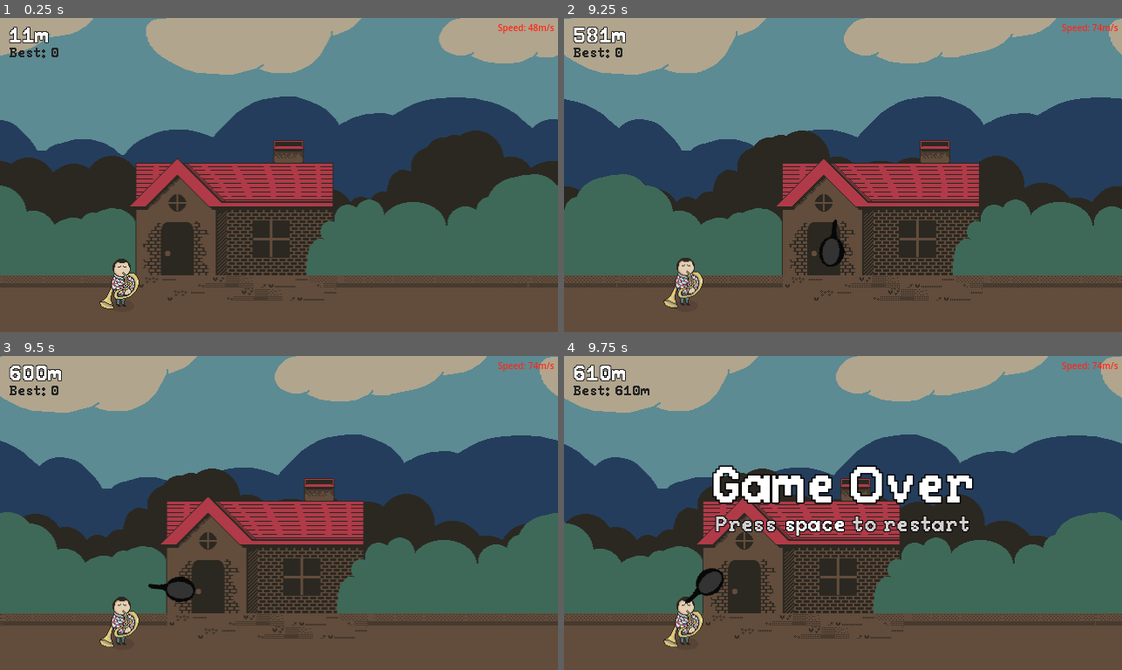
Above: before the commit, frames 1-4 (two rows, left to right).
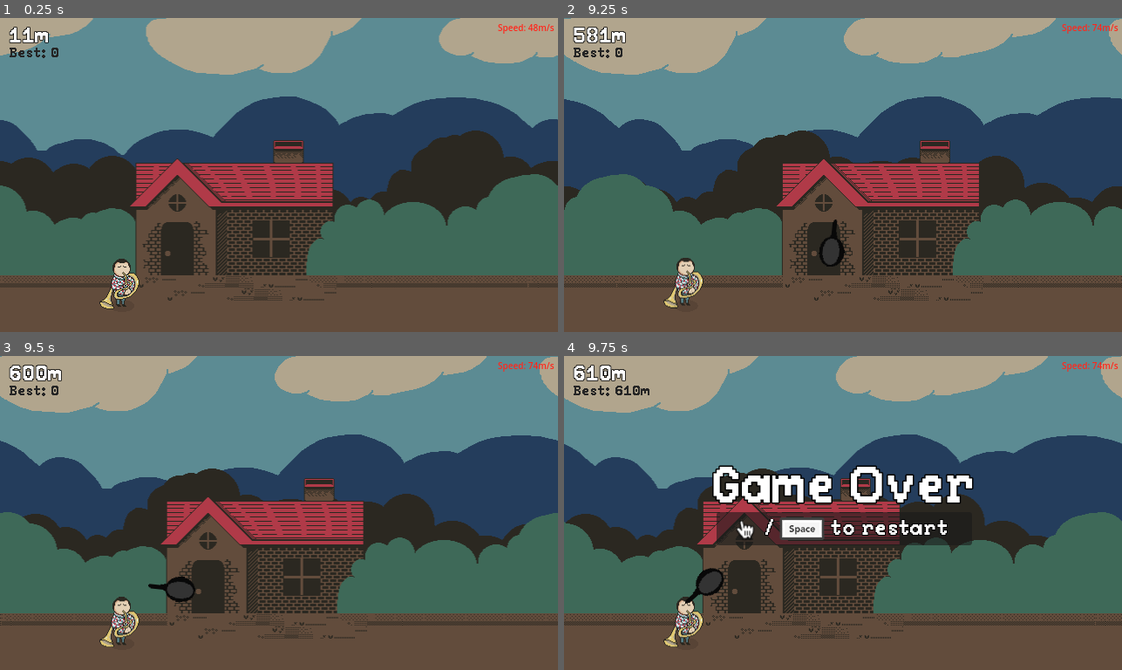
Above: after the commit, the same moments.

Repository: tiagonuneslx/the-sousaphone-guy
Game: Godot game, scene res://game.tscn
The game is run twice, just before and just after one commit, with the same random seed, the same clock (stepped at 60 frames per second) and the same inputs.
Inputs (mouse positions are in pixels of both pictures, inside the frame that each line leads up to):
- Up to frame 1 (0.25 s): no input
- Up to frame 2 (9.25 s): move the mouse to (965, 159) at 0.52 s; tap Space (start) every 0.75 s from 0.6 to 8.85 s; click (965, 159) at 0.77 s; move the mouse to (731, 190) at 1.27 s; click (731, 190) at 1.52 s; move the mouse to (898, 105) at 2.02 s; move the mouse to (815, 237) at 2.77 s; click (815, 237) at 3.02 s; move the mouse to (1010, 222) at 3.52 s; click (1010, 222) at 3.77 s; move the mouse to (675, 127) at 4.27 s; click (675, 127) at 4.52 s; move the mouse to (870, 175) at 5.02 s; move the mouse to (759, 96) at 5.77 s; click (759, 96) at 6.02 s; move the mouse to (965, 159) at 6.52 s; click (965, 159) at 6.77 s; move the mouse to (731, 190) at 7.27 s; click (731, 190) at 7.52 s; move the mouse to (898, 105) at 8.02 s; move the mouse to (815, 237) at 8.77 s; click (815, 237) at 9.02 s
- Up to frame 3 (9.5 s): no input
- Up to frame 4 (9.75 s): move the mouse to (1010, 560) at 9.52 s; tap Space (start) at 9.6 s

Frames 1-3 are identical in both runs. In frame 4, 3.4% of the frame differs, in the area x 27-74%, y 49-61%.

Commit message:
Added button to restart (so it's possible to restart on mobile), Fixed debugger warnings, imported to Godot 4.5.1

Diff:
--- a/game.tscn
+++ b/game.tscn
@@ -14,6 +14,8 @@
 [ext_resource type="Script" uid="uid://b2ge7rfkft3i" path="res://game_over_state.gd" id="10_hve3p"]
 [ext_resource type="Script" uid="uid://1ujp16yj4jcj" path="res://debug_control_group.gd" id="10_lc2xo"]
 [ext_resource type="Script" uid="uid://cult1f7vu1xvf" path="res://game_over_control_group.gd" id="11_215e1"]
+[ext_resource type="Texture2D" uid="uid://dxv51dar68wcm" path="res://art/Space_Key_Light.png" id="12_80cx4"]
+[ext_resource type="Texture2D" uid="uid://bqbnxc2ipb287" path="res://art/Pointer.png" id="13_e8heu"]
 
 [node name="Game" type="Node2D"]
 script = ExtResource("1_lp6ye")
@@ -104,19 +106,49 @@
 text = "Game Over"
 horizontal_alignment = 1
 
+[node name="Button" type="Button" parent="GUICanvasLayer/GameOverControlGroup"]
+layout_mode = 0
+offset_left = 175.0
+offset_top = 179.0
+offset_right = 468.0
+offset_bottom = 217.0
+
 [node name="RestartLabel" type="RichTextLabel" parent="GUICanvasLayer/GameOverControlGroup"]
 layout_mode = 0
-offset_top = 183.0
-offset_right = 640.0
-offset_bottom = 223.0
+offset_left = 16.0
+offset_top = 187.0
+offset_right = 656.0
+offset_bottom = 227.0
+mouse_filter = 2
 theme_override_colors/default_color = Color(0.83293825, 0.81713194, 0.8235224, 1)
 theme_override_colors/font_outline_color = Color(0, 0, 0, 1)
 theme_override_constants/outline_size = 4
 theme_override_fonts/normal_font = ExtResource("6_ryrav")
 theme_override_font_sizes/normal_font_size = 24
 bbcode_enabled = true
-text = "Press [color=white][outline_color=black]space[/outline_color][/color] to restart"
+text = "[color=white][outline_color=black]/        to restart[/outline_color][/color]"
+scroll_active = false
 horizontal_alignment = 1
+
+[node name="TextureRect" type="TextureRect" parent="GUICanvasLayer/GameOverControlGroup"]
+layout_mode = 0
+offset_left = 246.0
+offset_top = 171.0
+offset_right = 310.4776
+offset_bottom = 225.0
+mouse_filter = 2
+texture = ExtResource("12_80cx4")
+expand_mode = 1
+stretch_mode = 4
+
+[node name="TextureRect2" type="TextureRect" parent="GUICanvasLayer/GameOverControlGroup"]
+layout_mode = 0
+offset_left = 191.0
+offset_top = 183.0
+offset_right = 223.0
+offset_bottom = 215.0
+mouse_filter = 2
+texture = ExtResource("13_e8heu")
 
 [node name="GameStateMachine" parent="." node_paths=PackedStringArray("game", "initial_state") instance=ExtResource("8_j5wjh")]
 game = NodePath("..")
@@ -132,3 +164,4 @@
 
 [connection signal="die" from="Player" to="GameStateMachine/PlayState" method="_on_player_die"]
 [connection signal="timeout" from="ObstacleSpawner/SpawnTimer" to="ObstacleSpawner" method="_on_spawn_timer_timeout"]
+[connection signal="pressed" from="GUICanvasLayer/GameOverControlGroup/Button" to="GameStateMachine/GameOverState" method="_on_restart_button_pressed"]
--- a/game_over_state.gd
+++ b/game_over_state.gd
@@ -16,7 +16,13 @@
 
 func process(_delta: float) -> void:
 	if Input.is_action_just_pressed("start"):
-		transition.emit(self, PlayState.KEY)
+		restart_game()
 
 func physics_process(_delta: float) -> void:
 	pass
+
+func restart_game() -> void:
+	transition.emit(self, PlayState.KEY)
+
+func _on_restart_button_pressed() -> void:
+	restart_game()
--- a/ragdoll_spawner.gd
+++ b/ragdoll_spawner.gd
@@ -2,6 +2,7 @@
 
 @onready var sprite: Sprite2D = $Sprite2D
 @onready var collision_shape: CollisionShape2D = $CollisionShape2D
+
 
 func spawn_ragdoll() -> void:
 	print_debug(get_parent().name + ".spawn_ragdoll()")
@@ -14,7 +15,7 @@
 	ragdoll.global_rotation = get_parent().global_rotation
 	ragdoll.add_child(sprite.duplicate())
 	ragdoll.add_child(collision_shape.duplicate())
-	get_parent().get_parent().add_child(ragdoll)
+	(func(): get_parent().get_parent().add_child(ragdoll)).call_deferred()
 	var impulse_direction = Vector2.from_angle(-PI / 4)
 	var impulse_vector = impulse_direction * 200
 	ragdoll.apply_impulse(impulse_vector)
--- a/state.gd
+++ b/state.gd
@@ -1,7 +1,7 @@
 extends Node
 class_name State
 
-signal transition
+@warning_ignore("unused_signal") signal transition
 
 var key: String
 
Binary file added: art/Pointer.png
Not shown, added: art/Pointer.png.import
Binary file added: art/Space_Key_Light.png
Not shown, added: art/Space_Key_Light.png.import
Not shown: 1 places in game.tscn that only renumber resources
